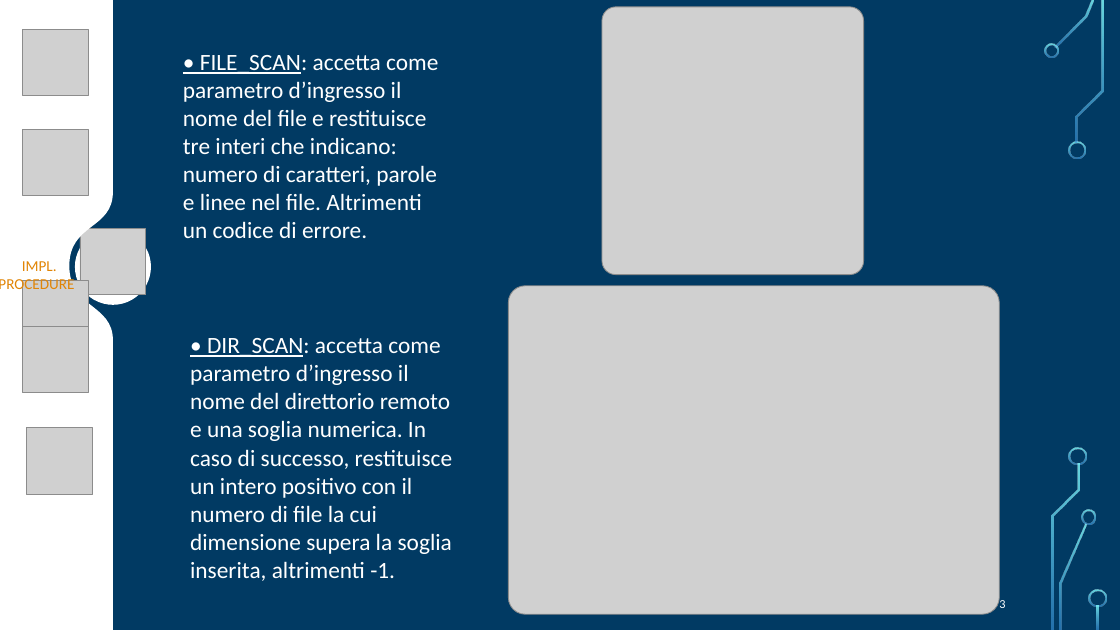
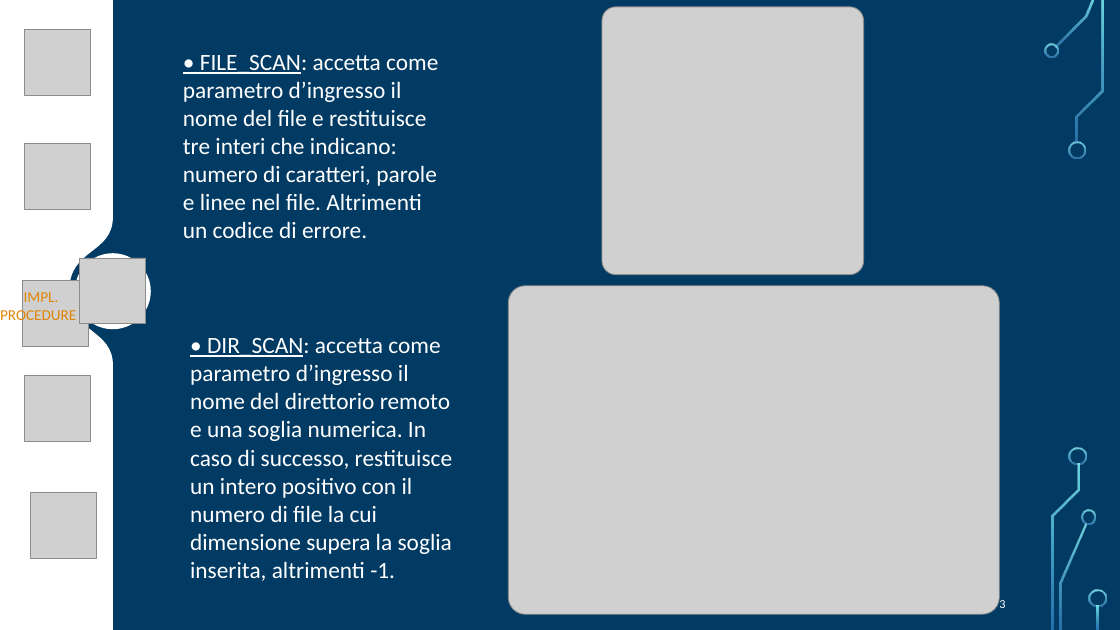
Before and after one commit to FlippaFloppa/Reti-di-Calcolatori-gruppo-Lore, a slide deck: slide 3 of Esercitazione_8/esercitazione8.pptx. Drawn at 1120x630 pixels with LibreOffice and Linux fonts; fonts in the diff are those of the drawing; grey boxes stand for pictures; background and template pictures are left out. Boxes give left, top, right and bottom in pixels: in the first picture for what was removed or moved away, otherwise in the second. Text is boxed around its words. In the diff, an @@ line names an element or a change of style, - is before the commit and + after.

```diff
--- a/Esercitazione_8/esercitazione8.pptx
+++ b/Esercitazione_8/esercitazione8.pptx
@@ freeform shape at (x1=0, y1=0, x2=113, y2=630): outline redrawn @@
@@ picture moved from (x1=22, y1=129, x2=88, y2=196) to (x1=24, y1=144, x2=91, y2=210) @@
@@ ellipse moved from (x1=75, y1=229, x2=151, y2=305) to (x1=75, y1=253, x2=151, y2=329) @@
@@ picture moved from (x1=80, y1=229, x2=146, y2=295) to (x1=80, y1=258, x2=146, y2=324) @@
@@ text "IMPL." moved from (x1=0, y1=261, x2=74, y2=294) to (x1=0, y1=292, x2=76, y2=325) @@
@@ picture moved from (x1=22, y1=327, x2=88, y2=393) to (x1=24, y1=376, x2=91, y2=442) @@
@@ freeform shape moved from (x1=56, y1=529, x2=74, y2=547) to (x1=49, y1=447, x2=66, y2=465) @@
@@ picture moved from (x1=26, y1=428, x2=92, y2=494) to (x1=31, y1=492, x2=97, y2=559) @@
```
Also in this commit, not shown: 3 other slides changed, 1 slide added, 1 slide removed, 2 other files.
